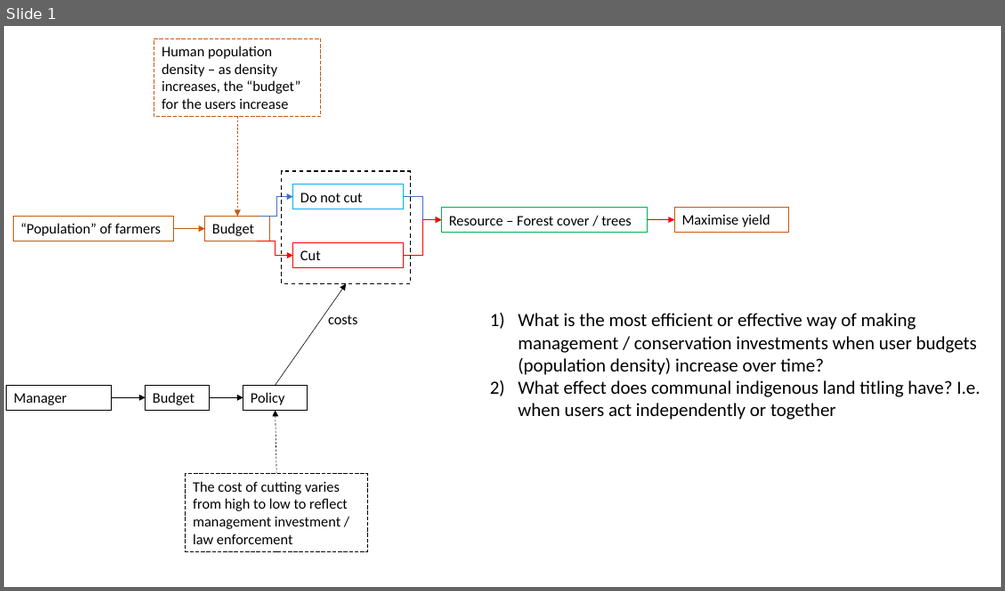
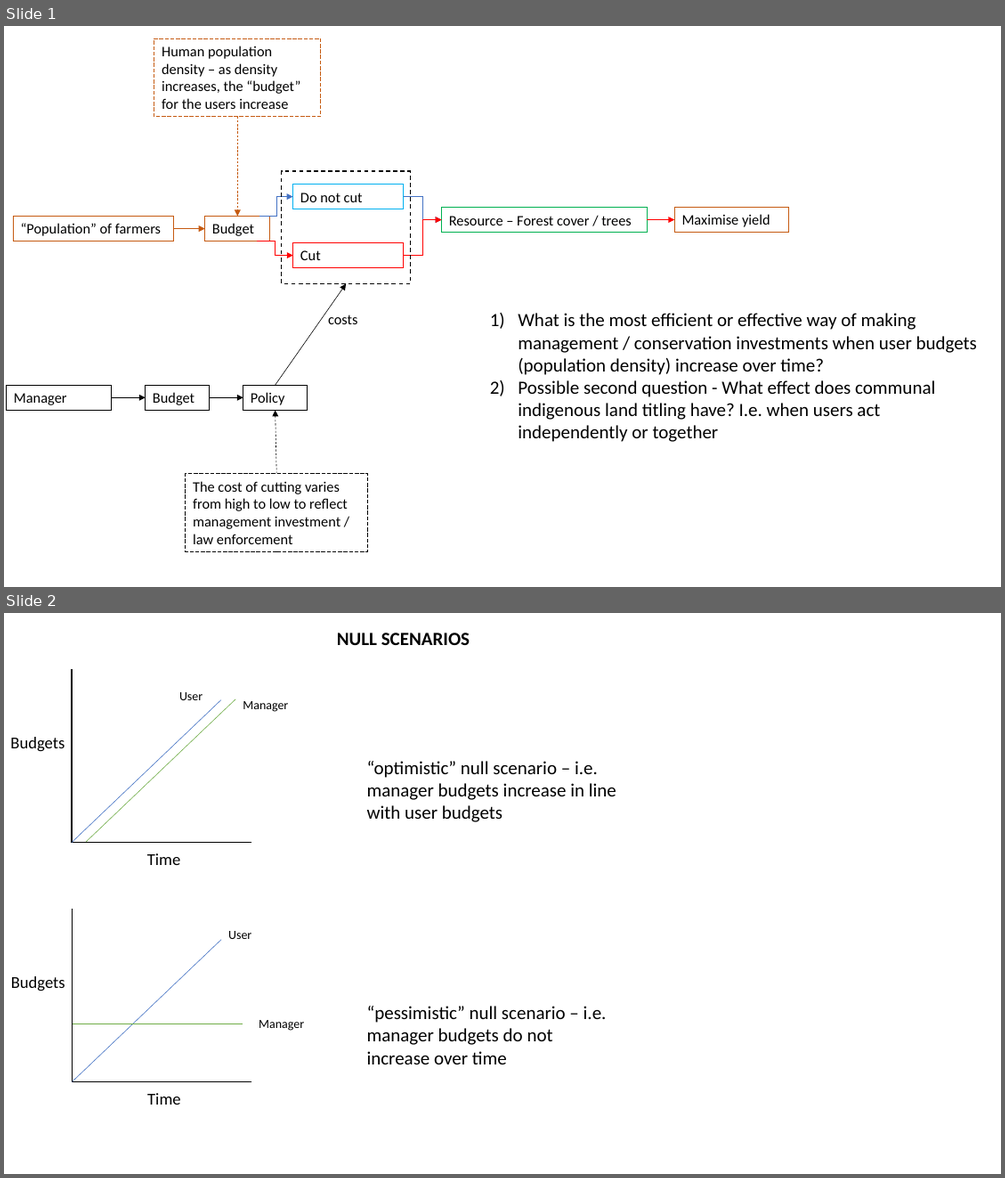
Before and after one commit to mattnuttall00/PhD_Chapter4, a slide deck: Investment_details.pptx. Shown one above the other, each under a label of ours: slide 1 before the commit, slides 1 and 2 after it. The pictures are 1005x591 and 1005x1178 pixels, drawn with LibreOffice and Linux fonts; fonts in the diff are those of the drawing. Boxes give left, top, right and bottom in pixels: in the first picture for what was removed or moved away, otherwise in the second. Text is boxed around its words. In the diff, an @@ line names an element or a change of style, - is before the commit and + after.

```diff
--- a/Investment_details.pptx
+++ b/Investment_details.pptx
@@ slide 2 added at [4,613,1001,1174], background #FFFFFF @@
@@ text added at [337,633,469,645], 18 pt, text #000000, bold @@
+NULL SCENARIOS
@@ line added from (72, 669) to (72, 843), #000000 1.5 pt @@
@@ text added at [179,692,202,700], 12 pt, text #000000 @@
+User
@@ line added from (72, 843) to (221, 699), #4472C4 0.5 pt @@
@@ line added from (86, 842) to (235, 699), #70AD47 0.5 pt @@
@@ text added at [243,701,288,712], 12 pt, text #000000 @@
+Manager
@@ text added at [10,737,65,752], 16 pt, text #000000 @@
+Budgets
@@ text added at [367,761,616,822], 18 pt, text #000000 @@
+“optimistic” null scenario – i.e. manager budgets increase in line with user budgets
@@ line added from (251, 843) to (72, 843), #000000 1.5 pt @@
@@ text added at [147,853,180,865], 16 pt, text #000000 @@
+Time
@@ line added from (72, 909) to (72, 1082), #000000 1.5 pt @@
@@ text added at [228,931,251,939], 12 pt, text #000000 @@
+User
@@ line added from (72, 1082) to (222, 940), #4472C4 0.5 pt @@
@@ text added at [11,976,65,991], 16 pt, text #000000 @@
+Budgets
@@ text added at [367,1005,607,1064], 18 pt, text #000000 @@
+“pessimistic” null scenario – i.e. manager budgets do not increase over time
@@ line added from (73, 1023) to (243, 1023), #70AD47 0.5 pt @@
@@ text added at [259,1020,304,1030], 12 pt, text #000000 @@
+Manager
@@ line added from (251, 1082) to (72, 1082), #000000 1.5 pt @@
@@ text added at [147,1093,180,1104], 16 pt, text #000000 @@
+Time
@@ slide 1 changed as well @@
@@ text at [518,380,935,442]: text changed @@
-2) What effect does communal indigenous land titling have? I.e. when users act independently or together
+2) Possible second question - What effect does communal indigenous land titling have? I.e. when users act independently or together
```
Also in this commit, not shown: 4 other slides added, 1 slide removed, 1 other file.
